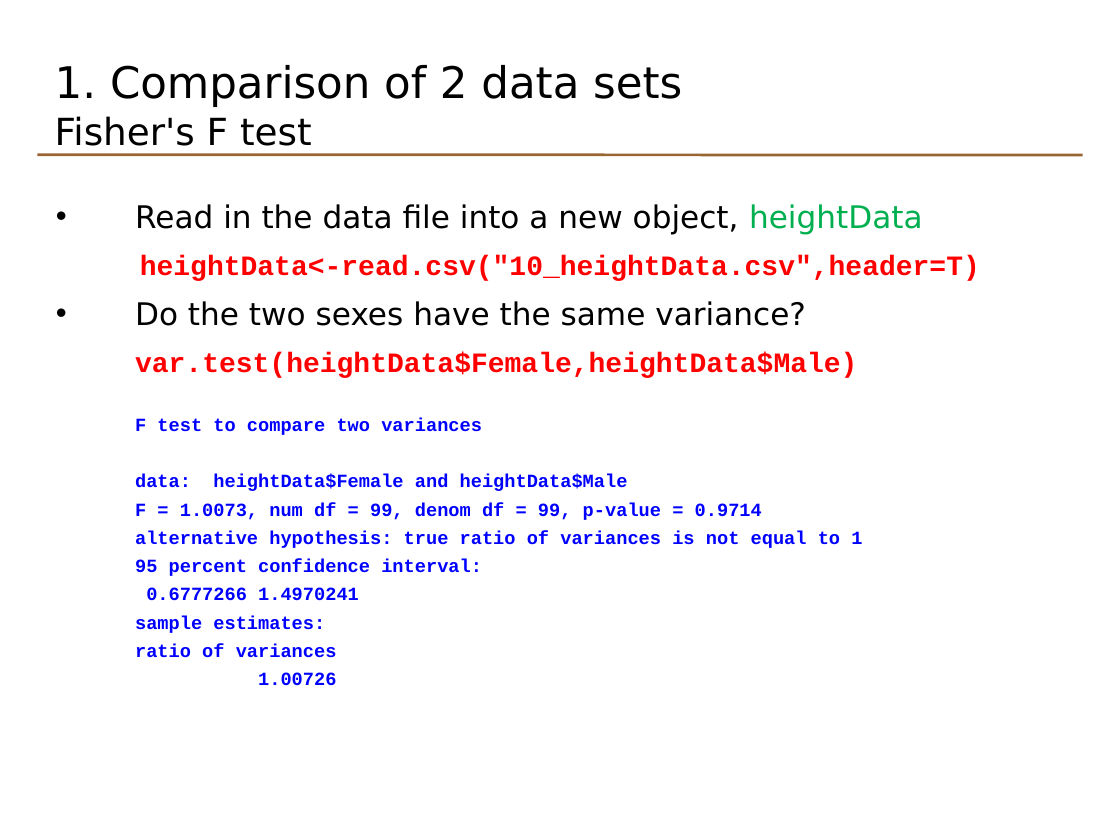
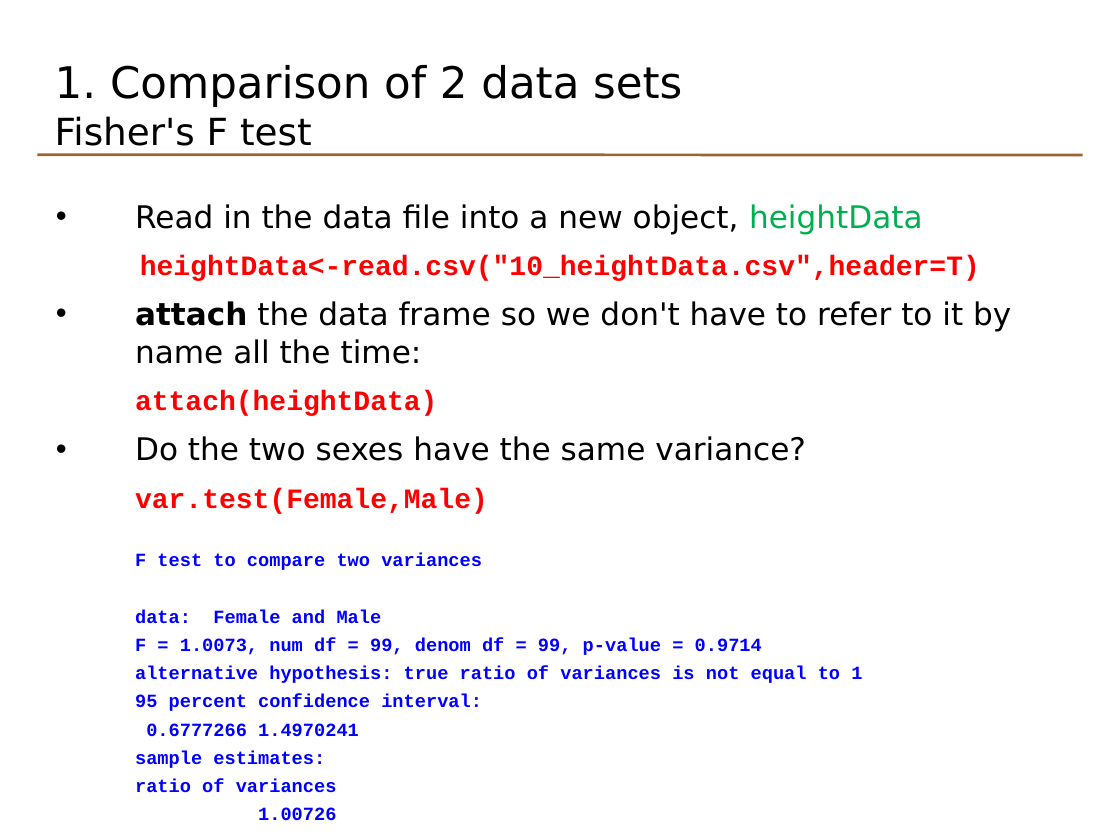
Before and after one commit to lgatto/TeachingMaterial, a slide deck: slide 6 of odp/basicr_day1_5_statistics.odp. Drawn at 1120x840 pixels with LibreOffice and Linux fonts; fonts in the diff are those of the drawing. Boxes give left, top, right and bottom in pixels: in the first picture for what was removed or moved away, otherwise in the second. Text is boxed around its words. In the diff, an @@ line names an element or a change of style, - is before the commit and + after.

```diff
--- a/odp/basicr_day1_5_statistics.odp
+++ b/odp/basicr_day1_5_statistics.odp
@@ text at [135, 301, 1011, 416]: paragraphs added @@
+• attach the data frame so we don't have to refer to it by name all the time:
+attach(heightData)
@@ text at [135, 488, 488, 514]: text changed @@
-var.test(heightData$Female,heightData$Male)
+var.test(Female,Male)
@@ text at [135, 609, 382, 624]: text changed @@
-data: heightData$Female and heightData$Male
+data: Female and Male
```
Also in this commit, not shown: 4 other slides changed, 7 slides added, 1 slide removed, 42 other files.
